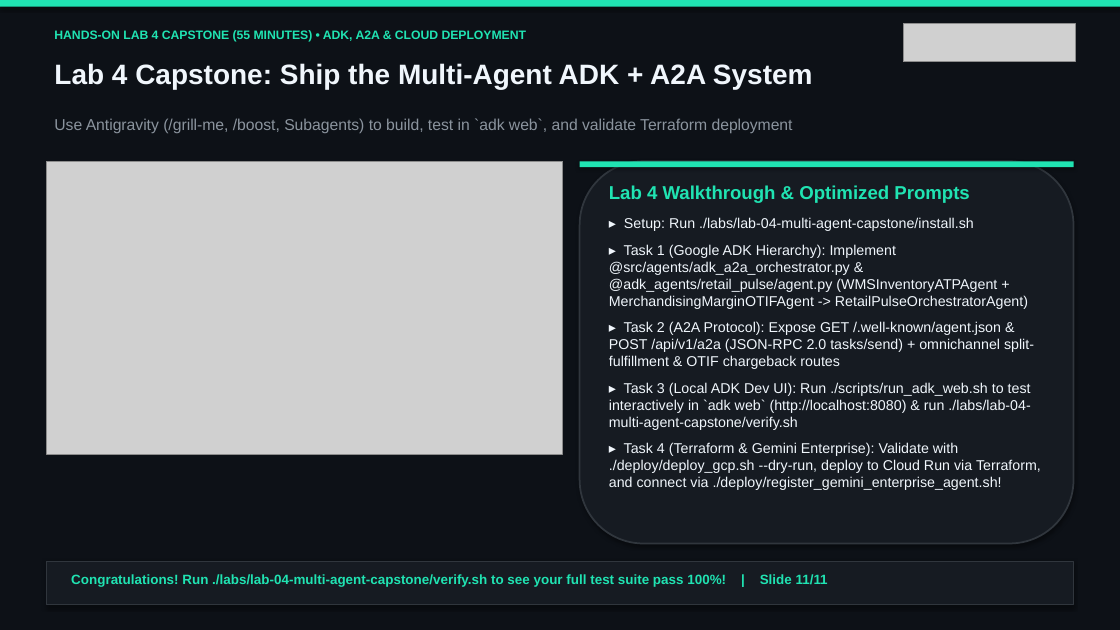
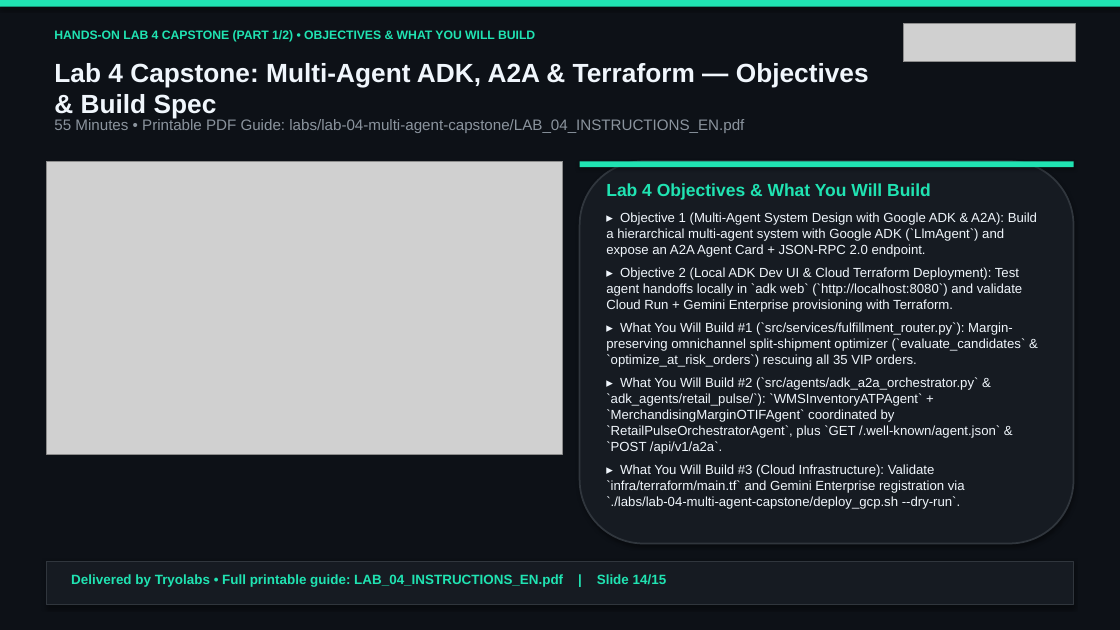
Before and after one commit to tryolabs/antigravity-workshop-retail, a slide deck: slide 14 of slides/antigravity_retail_workshop_en.pptx (slide 11 before the commit). Drawn at 1120x630 pixels with LibreOffice and Linux fonts; fonts in the diff are those of the drawing; grey boxes stand for pictures. Boxes give left, top, right and bottom in pixels: in the first picture for what was removed or moved away, otherwise in the second. Text is boxed around its words. In the diff, an @@ line names an element or a change of style, - is before the commit and + after.

Commit message:
Add Tryolabs-branded Lab Instruction PDFs, branded docs, and 15-slide presentations with Lab Objectives, What You Will Build & Step-by-Step Instructions

```diff
--- a/slides/antigravity_retail_workshop_en.pptx
+++ b/slides/antigravity_retail_workshop_en.pptx
@@ text at [54,30,535,42]: text changed @@
-HANDS-ON LAB 4 CAPSTONE (55 MINUTES) • ADK, A2A & CLOUD DEPLOYMENT
+HANDS-ON LAB 4 CAPSTONE (PART 1/2) • OBJECTIVES & WHAT YOU WILL BUILD
@@ text at [54,63,869,119]: text changed; size 24 to 22.5 pt @@
-Lab 4 Capstone: Ship the Multi-Agent ADK + A2A System
+Lab 4 Capstone: Multi-Agent ADK, A2A & Terraform — Objectives & Build Spec
@@ text at [54,117,744,133]: text changed; size 13.5 to 13 pt @@
-Use Antigravity (/grill-me, /boost, Subagents) to build, test in `adk web`, and validate Terraform deployment
+55 Minutes • Printable PDF Guide: labs/lab-04-multi-agent-capstone/LAB_04_INSTRUCTIONS_EN.pdf
@@ text at [606,183,1037,509]: text changed; size 12.2 to 11.3 pt @@
-Lab 4 Walkthrough & Optimized Prompts
-▸ Setup: Run ./labs/lab-04-multi-agent-capstone/install.sh
-▸ Task 1 (Google ADK Hierarchy): Implement @src/agents/adk_a2a_orchestrator.py & @adk_agents/retail_pulse/agent.py (WMSInventoryATPAgent + MerchandisingMarginOTIFAgent -> RetailPulseOrchestratorAgent)
-▸ Task 2 (A2A Protocol): Expose GET /.well-known/agent.json & POST /api/v1/a2a (JSON-RPC 2.0 tasks/send) + omnichannel split-fulfillment & OTIF chargeback routes
-▸ Task 3 (Local ADK Dev UI): Run ./scripts/run_adk_web.sh to test interactively in `adk web` (http://localhost:8080) & run ./labs/lab-04-multi-agent-capstone/verify.sh
-▸ Task 4 (Terraform & Gemini Enterprise): Validate with ./deploy/deploy_gcp.sh --dry-run, deploy to Cloud Run via Terraform, and connect via ./deploy/register_gemini_enterprise_agent.sh!
+Lab 4 Objectives & What You Will Build
+▸ Objective 1 (Multi-Agent System Design with Google ADK & A2A): Build a hierarchical multi-agent system with Google ADK (`LlmAgent`) and expose an A2A Agent Card + JSON-RPC 2.0 endpoint.
+▸ Objective 2 (Local ADK Dev UI & Cloud Terraform Deployment): Test agent handoffs locally in `adk web` (`http://localhost:8080`) and validate Cloud Run + Gemini Enterprise provisioning with Terraform.
+▸ What You Will Build #1 (`src/services/fulfillment_router.py`): Margin-preserving omnichannel split-shipment optimizer (`evaluate_candidates` & `optimize_at_risk_orders`) rescuing all 35 VIP orders.
+▸ What You Will Build #2 (`src/agents/adk_a2a_orchestrator.py` & `adk_agents/retail_pulse/`): `WMSInventoryATPAgent` + `MerchandisingMarginOTIFAgent` coordinated by `RetailPulseOrchestratorAgent`, plus `GET /.well-known/agent.json` & `POST /api/v1/a2a`.
+▸ What You Will Build #3 (Cloud Infrastructure): Validate `infra/terraform/main.tf` and Gemini Enterprise registration via `./labs/lab-04-multi-agent-capstone/deploy_gcp.sh --dry-run`.
@@ text at [71,574,667,587]: text changed @@
-Congratulations! Run ./labs/lab-04-multi-agent-capstone/verify.sh to see your full test suite pass 100%! | Slide 11/11
+Delivered by Tryolabs • Full printable guide: LAB_04_INSTRUCTIONS_EN.pdf | Slide 14/15
```
Also in this commit, not shown: 10 other slides changed, 4 slides added, 35 other files.
